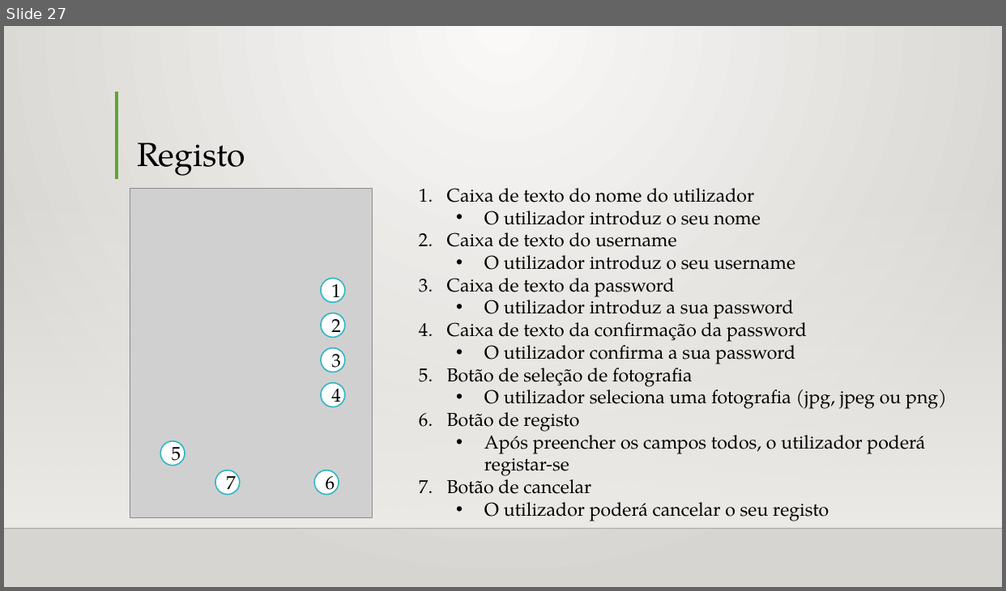
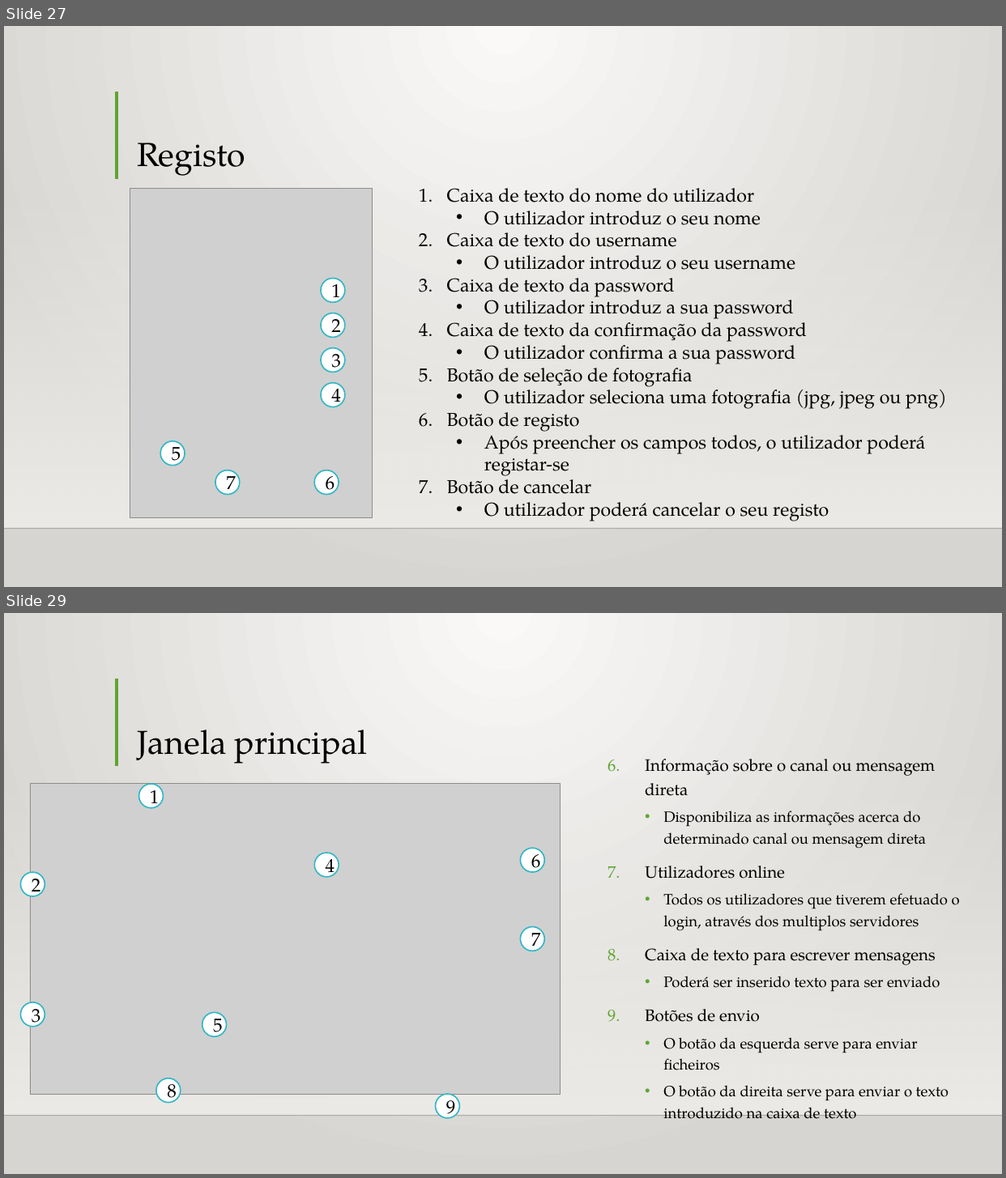
Before and after one commit to ShadowXPA/PD-TrabalhoPrat1, a slide deck: Relatório/Apresentação.pptx. Shown one above the other, each under a label of ours: slide 27 before the commit, slides 27 and 29 after it; the slides between them are not shown. The pictures are 1006x591 and 1006x1178 pixels, drawn with LibreOffice and Linux fonts; fonts in the diff are those of the drawing; grey boxes stand for pictures; background and template pictures are left out. Boxes give left, top, right and bottom in pixels: in the first picture for what was removed or moved away, otherwise in the second. Text is boxed around its words. In the diff, an @@ line names an element or a change of style, - is before the commit and + after.

Commit message:
Apresentação pptx

```diff
--- a/Relatório/Apresentação.pptx
+++ b/Relatório/Apresentação.pptx
@@ slide 29 added at <box>4,613,1002,1174</box>, background gradient #FAFAF9 to #D7D5D2; not listed: 3 template elements that a slide beside it also shows @@
@@ title added at <box>137,730,368,764</box>, 32 pt, text #000000 @@
+Janela principal
@@ text added at <box>645,759,960,1119</box>, 14.4 pt, text #000000 @@
+6. Informação sobre o canal ou mensagem direta
+  • Disponibiliza as informações acerca do determinado canal ou mensagem direta
+7. Utilizadores online
+  • Todos os utilizadores que tiverem efetuado o login, através dos multiplos servidores
+8. Caixa de texto para escrever mensagens
+  • Poderá ser inserido texto para ser enviado
+9. Botões de envio
+  • O botão da esquerda serve para enviar ficheiros
+  • O botão da direita serve para enviar o texto introduzido na caixa de texto
@@ picture added at <box>30,784,560,1094</box> @@
@@ ellipse added at <box>138,784,163,807</box>, fill #FFFFFF, outline #2FB6C6 1.25 pt, 18 pt, text #000000 @@
+1
@@ ellipse added at <box>315,853,339,876</box>, fill #FFFFFF, outline #2FB6C6 1.25 pt, 18 pt, text #000000 @@
+4
@@ ellipse added at <box>521,848,544,872</box>, fill #FFFFFF, outline #2FB6C6 1.25 pt, 18 pt, text #000000 @@
+6
@@ ellipse added at <box>20,872,44,896</box>, fill #FFFFFF, outline #2FB6C6 1.25 pt, 18 pt, text #000000 @@
+2
@@ ellipse added at <box>521,926,544,951</box>, fill #FFFFFF, outline #2FB6C6 1.25 pt, 18 pt, text #000000 @@
+7
@@ ellipse added at <box>20,1003,44,1026</box>, fill #FFFFFF, outline #2FB6C6 1.25 pt, 18 pt, text #000000 @@
+3
@@ ellipse added at <box>202,1013,226,1037</box>, fill #FFFFFF, outline #2FB6C6 1.25 pt, 18 pt, text #000000 @@
+5
@@ ellipse added at <box>156,1079,180,1102</box>, fill #FFFFFF, outline #2FB6C6 1.25 pt, 18 pt, text #000000 @@
+8
@@ ellipse added at <box>435,1094,459,1118</box>, fill #FFFFFF, outline #2FB6C6 1.25 pt, 18 pt, text #000000 @@
+9
```
Also in this commit, not shown: 6 other slides added, 1 slide removed.
